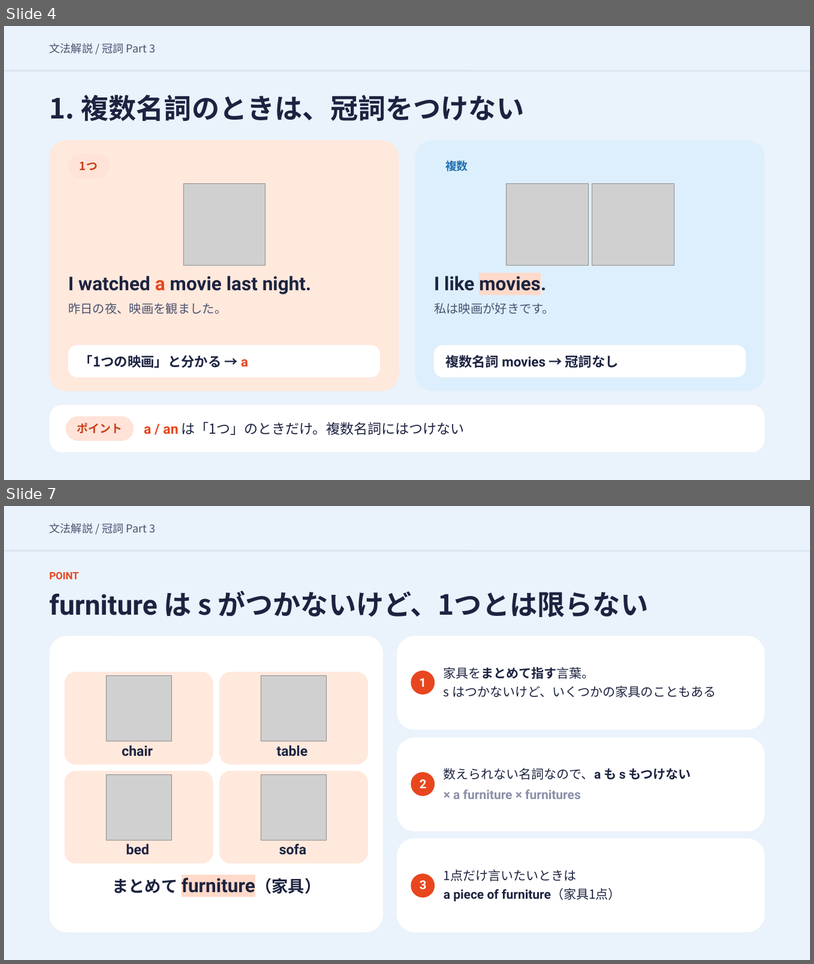
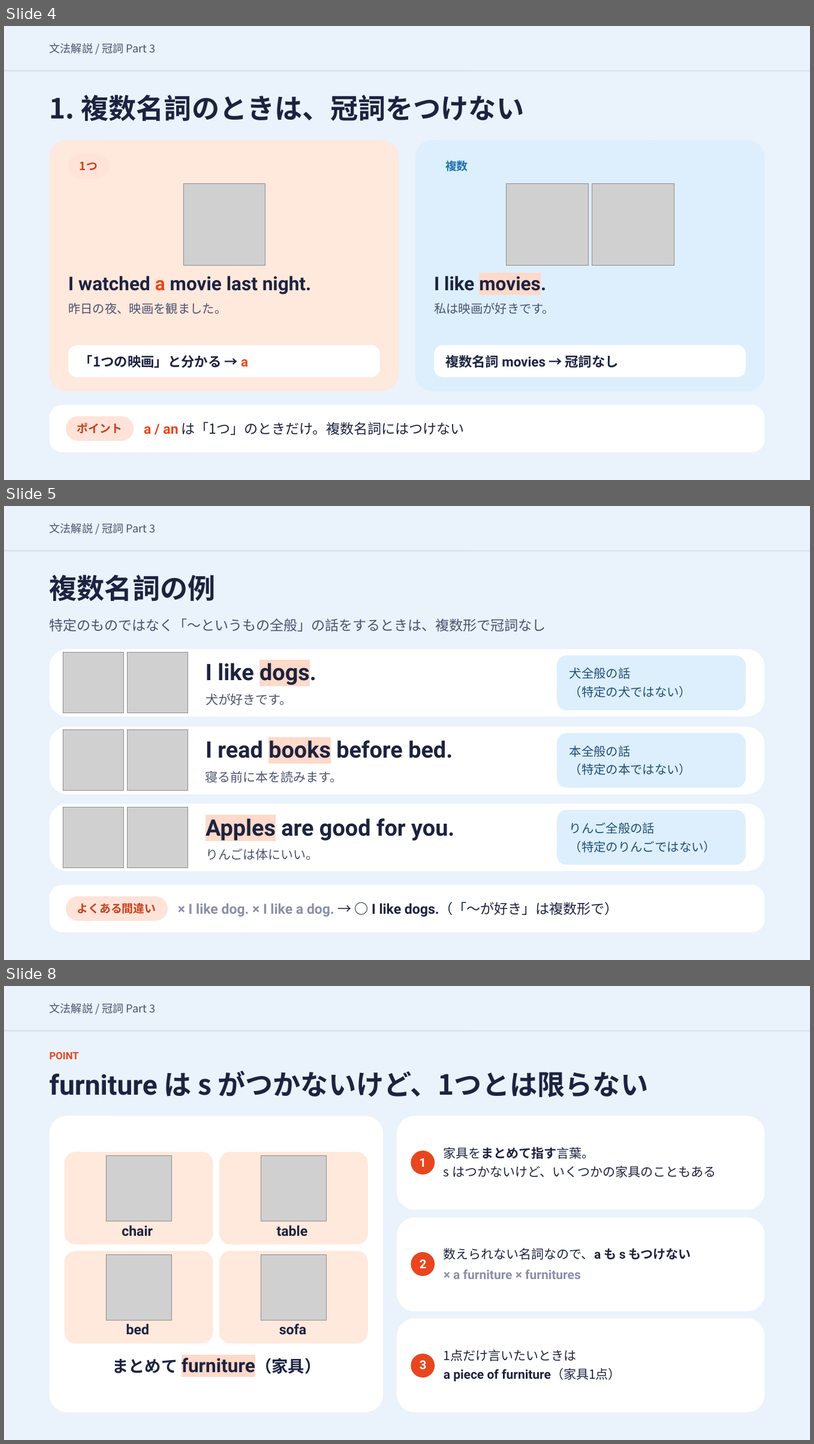
Before and after one commit to hinakajisaki-dev/hina-english, a slide deck: matome/articles-3/articles-3-slides.pptx. Shown one above the other, each under a label of ours: slides 4 and 7 before the commit, slides 4, 5 and 8 after it; the slides between them are not shown. The pictures are 814x964 and 814x1444 pixels, drawn with LibreOffice and Linux fonts; fonts in the diff are those of the drawing; grey boxes stand for pictures. Boxes give left, top, right and bottom in pixels: in the first picture for what was removed or moved away, otherwise in the second. Text is boxed around its words. In the diff, an @@ line names an element or a change of style, - is before the commit and + after.

```diff
--- a/matome/articles-3/articles-3-slides.pptx
+++ b/matome/articles-3/articles-3-slides.pptx
@@ slide 5 added at box(4, 506, 810, 960), background #EAF2FB @@
@@ text added at box(50, 523, 156, 534), 13 pt, text #4A5270 @@
+文法解説 / 冠詞 Part 3
@@ line added from (4, 551) to (810, 551), #D6E2F0 1.5 pt @@
@@ text added at box(50, 574, 216, 601), 33 pt, text #1C2340, bold @@
+複数名詞の例
@@ text added at box(50, 618, 546, 631), 16.5 pt, text #4A5270 @@
+特定のものではなく「〜というもの全般」の話をするときは、複数形で冠詞なし
@@ rounded rectangle added at box(50, 649, 765, 716), fill #FFFFFF @@
@@ picture added at box(63, 652, 124, 713) @@
@@ picture added at box(128, 652, 188, 713) @@
@@ text added at box(206, 660, 317, 686), 27 pt, text #1C2340, bold @@
+I like dogs.
@@ rounded rectangle added at box(558, 655, 746, 711), fill #DDEFFC @@
@@ text added at box(570, 667, 631, 679), 14.5 pt, text #1F4E79 @@
+犬全般の話
@@ text added at box(206, 693, 293, 705), 15 pt, text #4A5270 @@
+犬が好きです。
@@ text added at box(570, 686, 692, 697), 14.5 pt, text #1F4E79 @@
+（特定の犬ではない）
@@ rounded rectangle added at box(50, 727, 765, 794), fill #FFFFFF @@
@@ picture added at box(63, 730, 124, 790) @@
@@ picture added at box(128, 730, 188, 790) @@
@@ rounded rectangle added at box(558, 733, 746, 788), fill #DDEFFC @@
@@ text added at box(206, 740, 453, 758), 27 pt, text #1C2340, bold @@
+I read books before bed.
@@ text added at box(570, 745, 631, 757), 14.5 pt, text #1F4E79 @@
+本全般の話
@@ text added at box(206, 771, 343, 783), 15 pt, text #4A5270 @@
+寝る前に本を読みます。
@@ text added at box(570, 763, 692, 775), 14.5 pt, text #1F4E79 @@
+（特定の本ではない）
@@ rounded rectangle added at box(50, 804, 765, 871), fill #FFFFFF @@
@@ picture added at box(63, 807, 124, 868) @@
@@ picture added at box(128, 807, 188, 868) @@
@@ rounded rectangle added at box(558, 810, 746, 865), fill #DDEFFC @@
@@ text added at box(206, 818, 455, 840), 27 pt, text #1C2340, bold @@
+Apples are good for you.
@@ text added at box(570, 822, 655, 834), 14.5 pt, text #1F4E79 @@
+りんご全般の話
@@ text added at box(570, 841, 716, 852), 14.5 pt, text #1F4E79 @@
+（特定のりんごではない）
@@ text added at box(206, 848, 319, 860), 15 pt, text #4A5270 @@
+りんごは体にいい。
@@ rounded rectangle added at box(50, 885, 765, 932), fill #FFFFFF @@
@@ rounded rectangle added at box(66, 896, 168, 921), fill #FFE3D8 @@
@@ text added at box(189, 901, 619, 916), 16.5 pt, text #1C2340, bold @@
+× I like dog. × I like a dog. → ○ I like dogs.（「〜が好き」は複数形で）
@@ text added at box(77, 903, 156, 913), 13.5 pt, text #C8401A, bold @@
+よくある間違い
@@ what was slide 7 is now slide 8 @@
```
Also in this commit, not shown: 3 slides changed, 1 other slide added, 9 other files.
